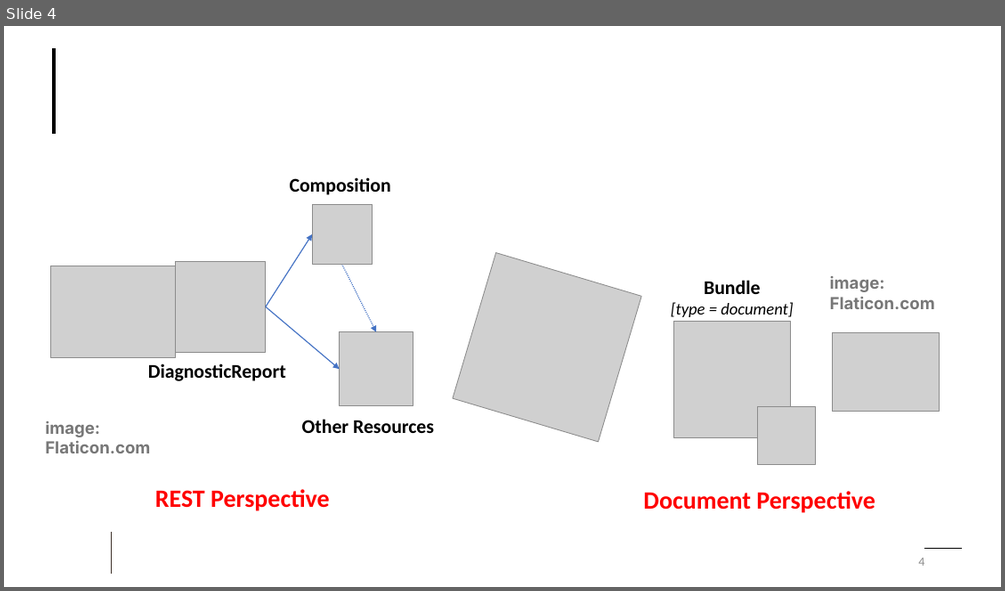
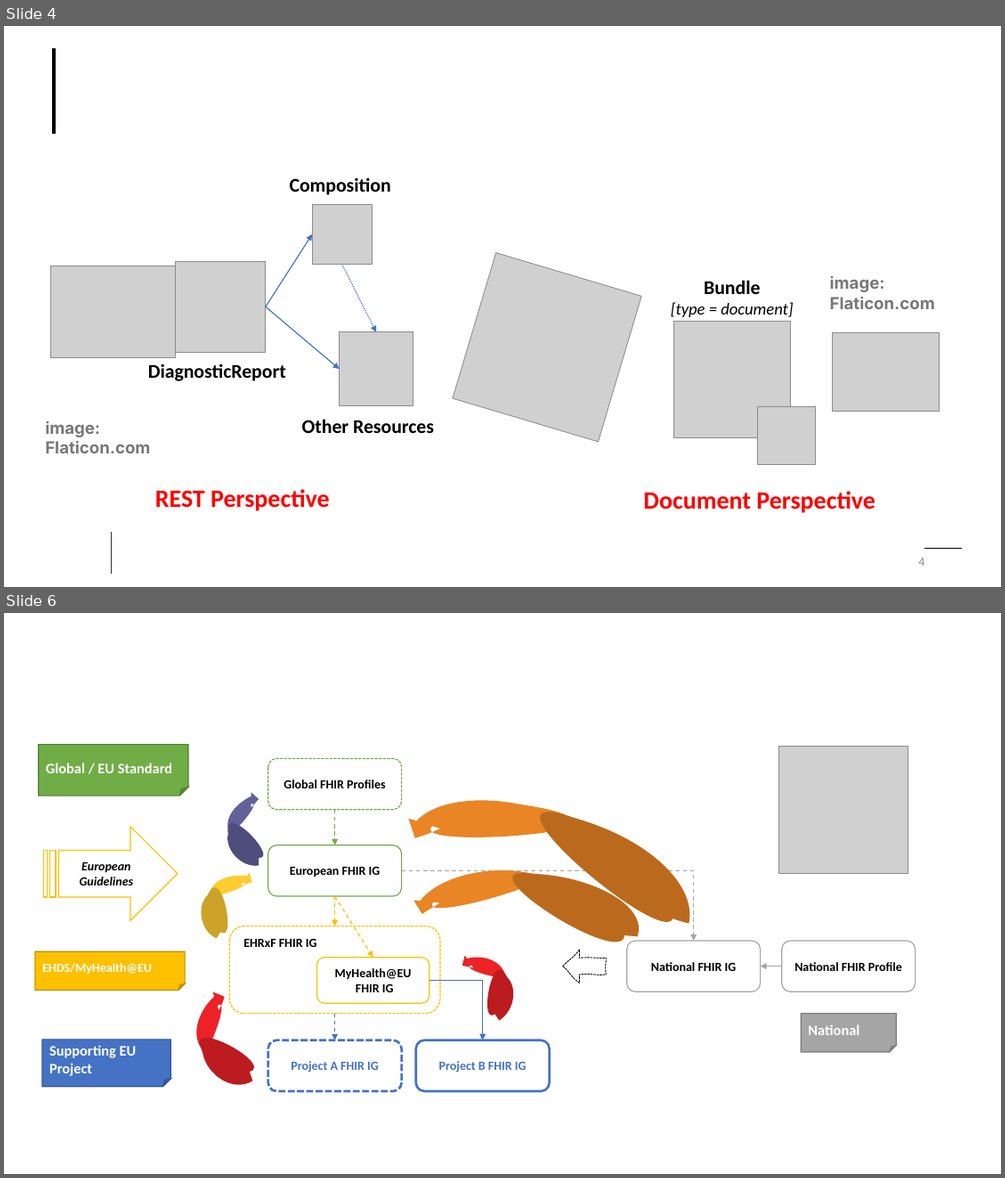
Before and after one commit to hl7-eu/laboratory, a slide deck: input/images-source/LabReportModel.pptx. Shown one above the other, each under a label of ours: slide 4 before the commit, slides 4 and 6 after it; the slides between them are not shown. The pictures are 1005x591 and 1005x1178 pixels, drawn with LibreOffice and Linux fonts; fonts in the diff are those of the drawing; grey boxes stand for pictures; background and template pictures are left out. Boxes give left, top, right and bottom in pixels: in the first picture for what was removed or moved away, otherwise in the second. Text is boxed around its words. In the diff, an @@ line names an element or a change of style, - is before the commit and + after.

```diff
--- a/input/images-source/LabReportModel.pptx
+++ b/input/images-source/LabReportModel.pptx
@@ slide 6 added at box(4, 613, 1001, 1174), background #FFFFFF @@
@@ folded corner added at box(39, 745, 188, 795), fill #70AD47, outline #538035 1 pt, 14 pt, text #FFFFFF, bold @@
+Global / EU Standard
@@ picture added at box(779, 746, 908, 873) @@
@@ rounded rectangle added at box(268, 759, 401, 810), fill #FFFFFF, outline #70AD47 1 pt dashed, 12 pt, text #000000, bold @@
+Global FHIR Profiles
@@ freeform shape added at box(399, 770, 709, 924), fill #EA8525 @@
@@ freeform shape added at box(228, 791, 259, 865), fill #63619A @@
@@ arrow added from (334, 810) to (334, 844), #70AD47 1 pt dashed @@
@@ striped right arrow added at box(44, 827, 177, 921), fill #FFFFFF, outline #FFC000 1 pt, 12 pt, text #000000, bold, italic @@
+European Guidelines
@@ rounded rectangle added at box(268, 844, 401, 896), fill #FFFFFF, outline #70AD47 1 pt, 12 pt, text #000000, bold @@
+European FHIR IG
@@ freeform shape added at box(191, 860, 256, 939), fill #FFCC32 @@
@@ elbow arrow added from (402, 871) to (694, 941), #A5A5A5 1 pt dashed @@
@@ freeform shape added at box(409, 861, 642, 937), fill #EA8525 @@
@@ elbow arrow added from (334, 896) to (334, 926), #FFC000 1 pt dashed @@
@@ arrow added from (334, 896) to (373, 957), #FFC000 1 pt dashed @@
@@ rounded rectangle added at box(230, 926, 441, 1013), fill #FFFFFF, outline #FFC000 1 pt dashed, 12 pt, text #000000, bold @@
+EHRxF FHIR IG
@@ folded corner added at box(34, 952, 184, 990), fill #FFC000, outline #BD8E00 1 pt, 12 pt, text #FFFFFF, bold @@
+EHDS/MyHealth@EU
@@ rounded rectangle added at box(316, 957, 429, 1003), fill #FFFFFF, outline #FFC000 1 pt, 12 pt, text #000000, bold @@
+MyHealth@EU
+FHIR IG
@@ freeform shape added at box(458, 942, 525, 1021), fill #EC2227 @@
@@ freeform shape added at box(563, 949, 606, 983), outline #000000 0.75 pt dashed @@
@@ rounded rectangle added at box(627, 941, 760, 991), fill #FFFFFF, outline #A5A5A5 1 pt, 12 pt, text #000000, bold @@
+National FHIR IG
@@ rounded rectangle added at box(782, 941, 914, 991), fill #FFFFFF, outline #A5A5A5 1 pt, 12 pt, text #000000, bold @@
+National FHIR Profile
@@ elbow arrow added from (429, 981) to (483, 1040), #4472C4 1 pt @@
@@ arrow added from (782, 966) to (760, 966), #A5A5A5 1 pt @@
@@ freeform shape added at box(185, 988, 252, 1093), fill #EC2227 @@
@@ folded corner added at box(42, 1039, 170, 1086), fill #4472C4, outline #325491 1 pt, 14 pt, text #FFFFFF, bold @@
+Supporting EU Project
@@ arrow added from (334, 1013) to (334, 1040), #4472C4 1 pt dashed @@
@@ folded corner added at box(801, 1013, 896, 1052), fill #A5A5A5, outline #7A7A7A 1 pt, 14 pt, text #FFFFFF, bold @@
+National
@@ rounded rectangle added at box(268, 1040, 401, 1091), outline #4472C4 2.25 pt dashed, 12 pt, text #4472C4, bold @@
+Project A FHIR IG
@@ rounded rectangle added at box(416, 1040, 550, 1091), outline #4472C4 2.25 pt, 12 pt, text #4472C4, bold @@
+Project B FHIR IG
```
Also in this commit, not shown: 2 other slides added, 4 other files.
